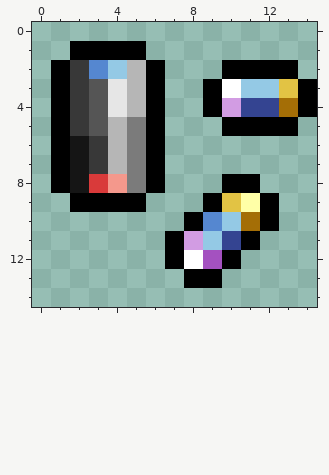
Pixel-art sprite: patman/batman/icon.png. Above, as it was before the edit.
The file is 16x16 pixels. Colours within 5 levels of each other are drawn and written as one. The old version is drawn lined up with the new one, on the new canvas.
The same view after the edit:
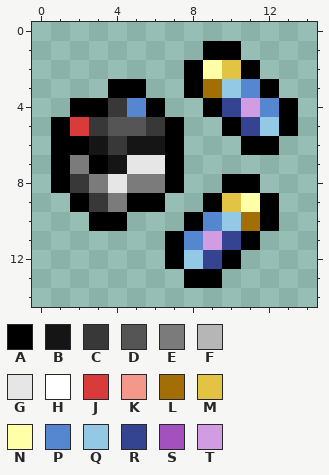
Palette (. is transparent): A #000000  B #151515  C #383838  D #555555  E #7b7b7b  F #b6b6b6  G #e6e6e6  H #ffffff  J #d93a3a  K #f4988c  L #a46e06  M #e2c344  N #ffffa7  P #5587d0  Q #94c9e5  R #344491  S #a451c0  T #d29ce3
The edit:
canvas 16x16 -> 15x15, the old top-left corner now at 0,-1 (the part of the old canvas that was cut away was empty and is not shown)
Changed rows in their new state; - is an unchanged pixel.
first column x 1:
 1 -....---AA----
 2 ......-ANM-..-
 3 ...AA.-ALQPA..
 4 .AACP----RTPA.
 5 -JCDDCA---RQ--
 6 -ABCBBA---AA--
 7 -EABGGA-------
 8 -CEG-EA-------
 9 --CE-A--------
10 --AA----------
11 -------PT-----
12 -------QR-----
